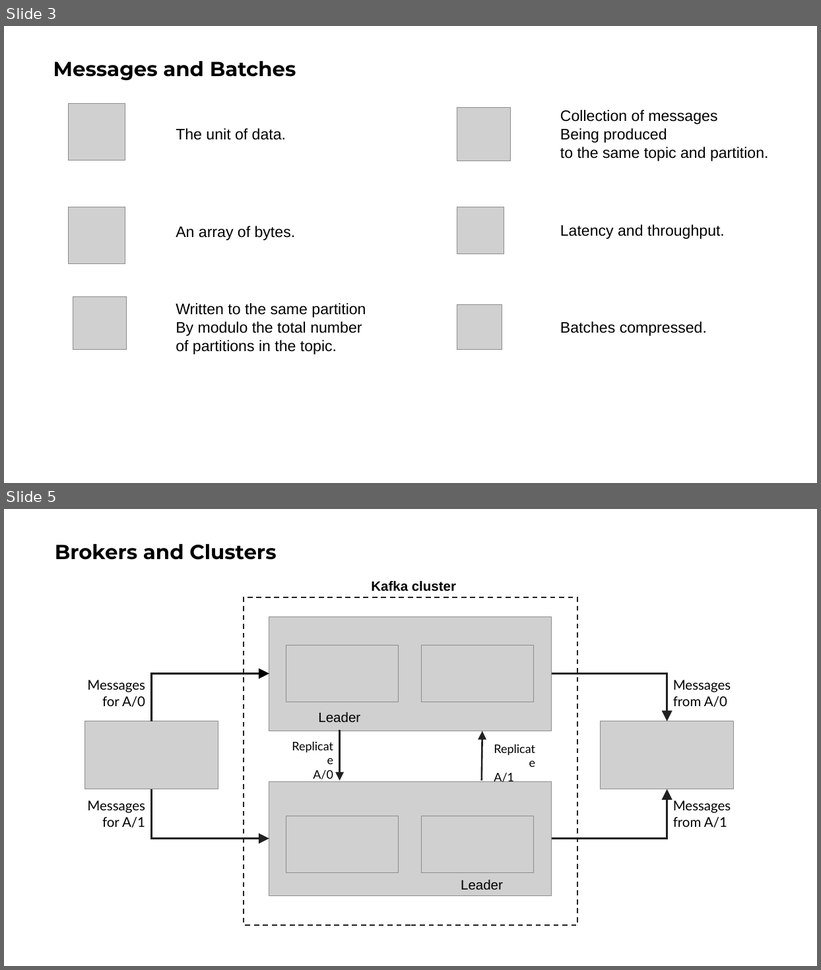
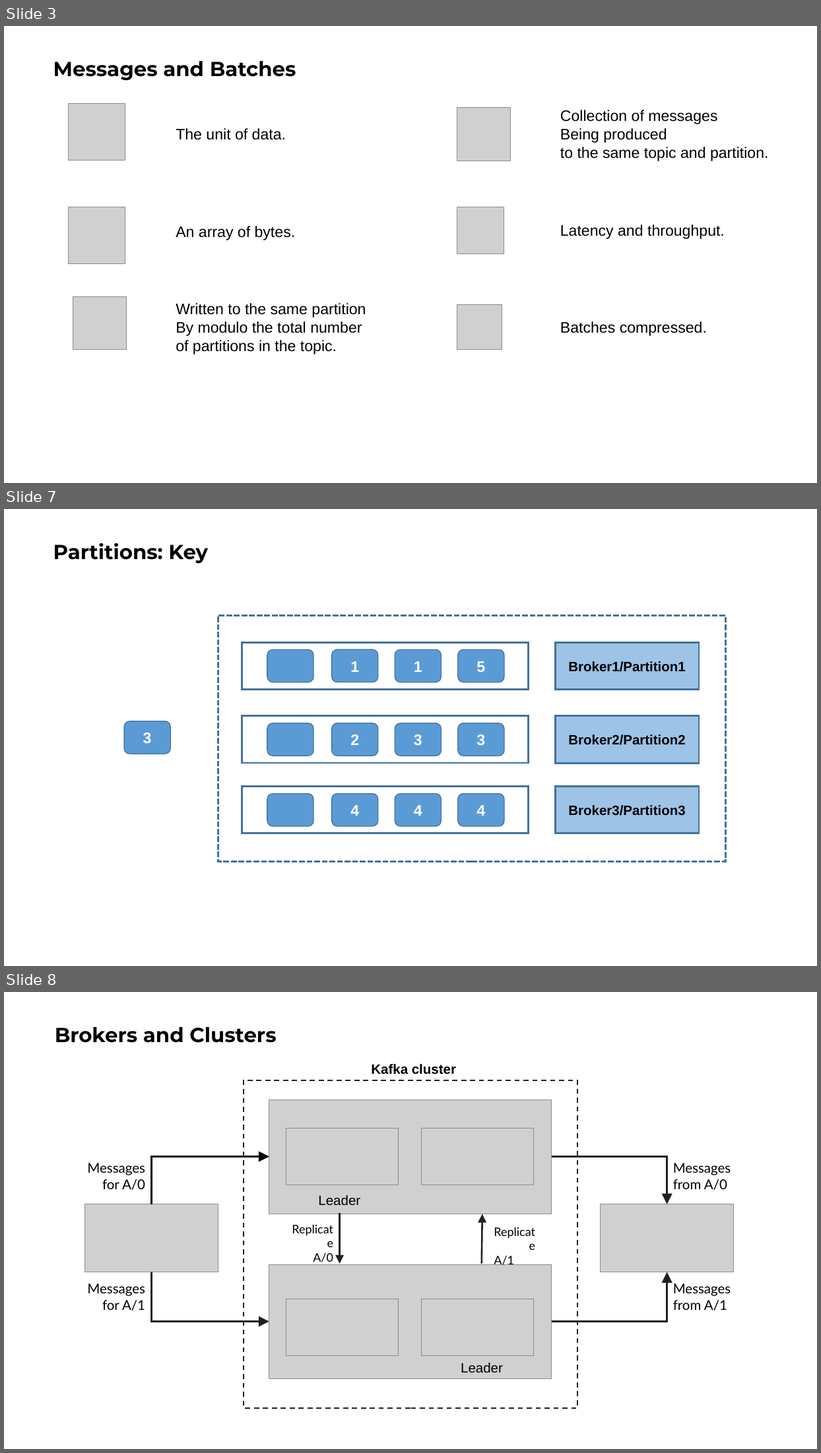
Before and after one commit to ngoctd314/books-note, a slide deck: Kafka Definitive Guide.pptx. Shown one above the other, each under a label of ours: slides 3 and 5 before the commit, slides 3, 7 and 8 after it; the slides between them are not shown. The pictures are 821x970 and 821x1453 pixels, drawn with LibreOffice and Linux fonts; fonts in the diff are those of the drawing; grey boxes stand for pictures. Boxes give left, top, right and bottom in pixels: in the first picture for what was removed or moved away, otherwise in the second. Text is boxed around its words. In the diff, an @@ line names an element or a change of style, - is before the commit and + after.

```diff
--- a/Kafka Definitive Guide.pptx
+++ b/Kafka Definitive Guide.pptx
@@ slide 7 added at (4,509,817,966), background #FFFFFF @@
@@ title added at (54,543,208,564), 24 pt, text #000000, bold @@
+Partitions: Key
@@ rectangle added at (218,616,726,862), outline #43739E 2.25 pt dashed @@
@@ rectangle added at (242,642,528,690), outline #43739E 2.25 pt @@
@@ rectangle added at (556,642,700,690), fill #9DC3E6, outline #43739E 2.25 pt, 16 pt, text #000000, bold @@
+Broker1/Partition1
@@ rounded rectangle added at (267,650,314,683), fill #5B9BD5, outline #43739E 1 pt @@
@@ rounded rectangle added at (332,650,378,683), fill #5B9BD5, outline #43739E 1 pt, 18 pt, text #FFFFFF, bold @@
+1
@@ rounded rectangle added at (395,650,442,683), fill #5B9BD5, outline #43739E 1 pt, 18 pt, text #FFFFFF, bold @@
+1
@@ rounded rectangle added at (458,650,504,683), fill #5B9BD5, outline #43739E 1 pt, 18 pt, text #FFFFFF, bold @@
+5
@@ rounded rectangle added at (124,722,170,755), fill #5B9BD5, outline #43739E 1 pt, 18 pt, text #FFFFFF, bold @@
+3
@@ rectangle added at (242,716,528,763), outline #43739E 2.25 pt @@
@@ rounded rectangle added at (267,723,314,756), fill #5B9BD5, outline #43739E 1 pt @@
@@ rounded rectangle added at (332,723,378,756), fill #5B9BD5, outline #43739E 1 pt, 18 pt, text #FFFFFF, bold @@
+2
@@ rounded rectangle added at (395,723,442,756), fill #5B9BD5, outline #43739E 1 pt, 18 pt, text #FFFFFF, bold @@
+3
@@ rounded rectangle added at (458,723,504,756), fill #5B9BD5, outline #43739E 1 pt, 18 pt, text #FFFFFF, bold @@
+3
@@ rectangle added at (556,716,700,763), fill #9DC3E6, outline #43739E 2.25 pt, 16 pt, text #000000, bold @@
+Broker2/Partition2
@@ rectangle added at (242,787,528,834), outline #43739E 2.25 pt @@
@@ rounded rectangle added at (267,794,314,827), fill #5B9BD5, outline #43739E 1 pt @@
@@ rounded rectangle added at (332,794,378,827), fill #5B9BD5, outline #43739E 1 pt, 18 pt, text #FFFFFF, bold @@
+4
@@ rounded rectangle added at (395,794,442,827), fill #5B9BD5, outline #43739E 1 pt, 18 pt, text #FFFFFF, bold @@
+4
@@ rounded rectangle added at (458,794,504,827), fill #5B9BD5, outline #43739E 1 pt, 18 pt, text #FFFFFF, bold @@
+4
@@ rectangle added at (556,787,700,834), fill #9DC3E6, outline #43739E 2.25 pt, 16 pt, text #000000, bold @@
+Broker3/Partition3
@@ what was slide 5 is now slide 8 @@
```
Also in this commit, not shown: 2 slides changed, 8 other slides added, 5 slides removed, 3 other files.
